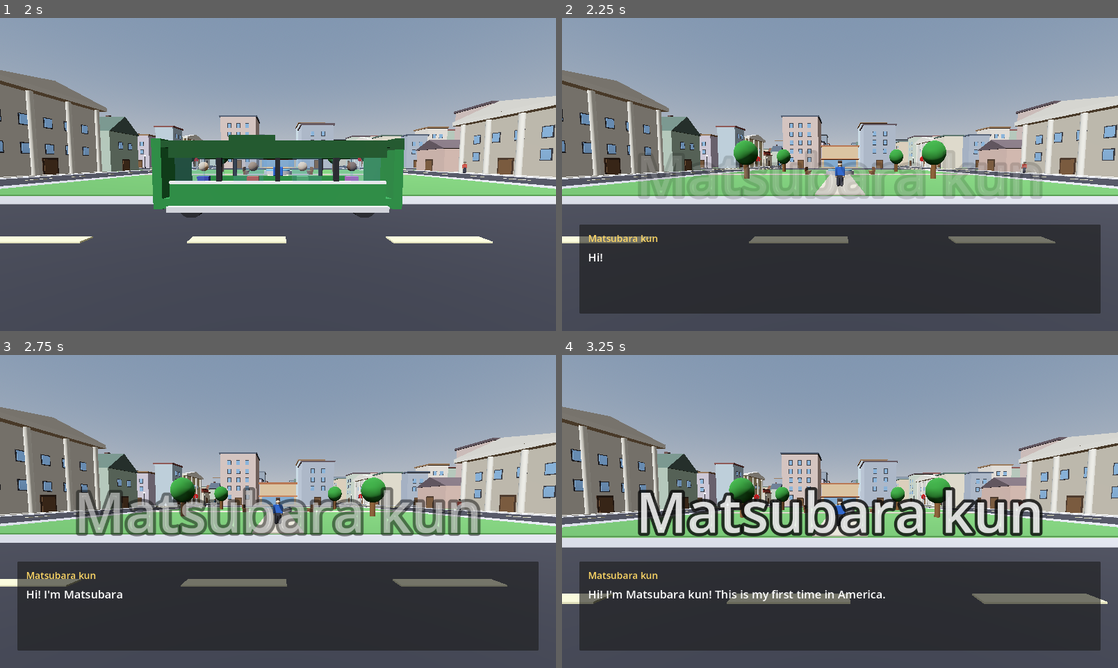
Above: before the commit, frames 1-4 (two rows, left to right).
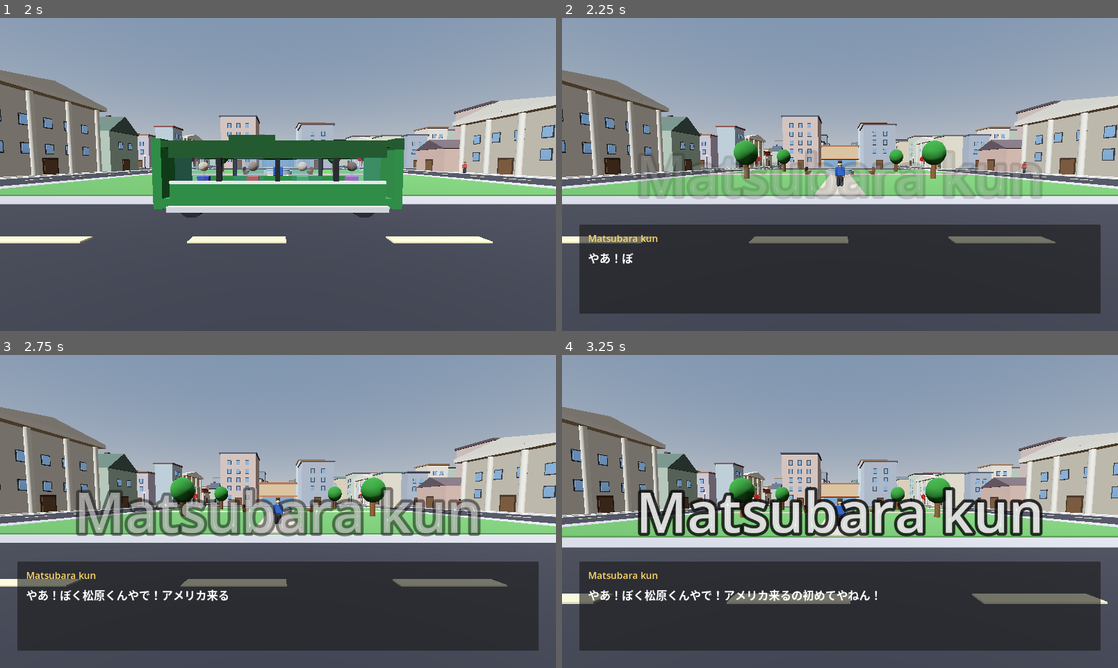
Above: after the commit, the same moments.

Repository: nolancasama/3d-town-directions
Game: Godot game, scene res://Main.tscn
The game is run twice, just before and just after one commit, with the same random seed, the same clock (stepped at 60 frames per second) and the same inputs.
Inputs:
- Up to frame 1 (2 s): tap Enter (ui_accept) at 0.5, 0.77, 1.52 s; hold D (turn_right) 0.53-1.28 s; tap E (interact) at 0.6 s; hold S (move_back) from 1.28 s (still down); tap Space at 1.35 s
- Up to frame 2 (2.25 s): tap Enter (ui_accept) at 2 s; release S (move_back) at 2.03 s; hold D (turn_right) from 2.03 s (still down); tap Keypad Enter at 2.1 s
- Up to frame 3 (2.75 s): keep holding D (turn_right)
- Up to frame 4 (3.25 s): release D (turn_right) at 2.78 s; hold W (move_forward) from 2.78 s (still down); tap E (interact) at 2.85 s; tap Enter (ui_accept) at 3.02 s

Frame 1 is identical in both runs. In frame 2, 0.1% of the frame differs, in the area x 4-13%, y 75-79%; in frame 3, 0.6%; in frame 4, 1.0%, in the area x 4-59%, y 74-79%.

Commit message:
Intro: Matsubara speaks Kansai Japanese; fix web checkmark rendering
- Translate all of Matsubara's intro lines to Kansai dialect
- Translate intro choice buttons to Japanese (助ける / 断る)
- Replace checkmark glyph with * in discovery panel (glyph missing from web export font)

Co-Authored-By: Claude Sonnet 4.6 <noreply@anthropic.com>

Diff:
--- a/scripts/DialogueManager.gd
+++ b/scripts/DialogueManager.gd
@@ -215,7 +215,7 @@
 	var lbl := Label.new()
 	lbl.add_theme_font_size_override("font_size", 17)
 	lbl.add_theme_color_override("font_color", Color(0.85, 1.0, 0.85))
-	lbl.text = "✓ %s  %s" % [name, time_str]
+	lbl.text = "* %s  %s" % [name, time_str]
 	_disc_list.add_child(lbl)
 
 
--- a/scripts/Main.gd
+++ b/scripts/Main.gd
@@ -332,13 +332,13 @@
 
 	# 4) Push-in to the player's face — Matsubara introduces himself.
 	var face_pos := Vector3(0, 2.5, 24)
-	_dialogue.show_text("Matsubara kun", "Hi! I'm Matsubara kun! This is my first time in America.")
+	_dialogue.show_text("Matsubara kun", "やあ！ぼく松原くんやで！アメリカ来るの初めてやねん！")
 	await _intro_move(Vector3(0, 2.0, 32), face_pos, Vector3(0, 1.5, 23.75), focus, 5.0)
 	await _cine_wait(1.0)
 
 	# 5) Town pan shots.
 	player.rotation.y = PI
-	_dialogue.show_text("Matsubara kun", "Wow! America is so big!")
+	_dialogue.show_text("Matsubara kun", "わあ！めっちゃ広いなあ、アメリカ！")
 	await _intro_move(Vector3(0, 4, -12), Vector3(0, 4, -12),
 			Vector3(-35, 5, -54), Vector3(35, 5, -54), 3.8)
 	await _intro_move(Vector3(12, 4, 0), Vector3(12, 4, 0),
@@ -349,20 +349,20 @@
 	var close_look := player.global_position + Vector3(0, 0.8, 0)
 	await _intro_move(Vector3(12, 4, 0), close_pos, Vector3(54, 5, 35), close_look, 2.0)
 
-	_dialogue.show_text("Matsubara kun", "I don't know where anything is! Will you help me?")
+	_dialogue.show_text("Matsubara kun", "どこに何があるんか、ぜんぜんわからへん！助けてくれへん？")
 	await _cine_wait(3.0)   # buttons appear after 3 s OR immediately on skip
 
 	var idx: int = await _dialogue.show_options("Matsubara kun",
-			"I don't know where anything is! Will you help me?",
-			["Help him", "Don't help him"])
+			"どこに何があるんか、ぜんぜんわからへん！助けてくれへん？",
+			["助ける", "断る"])
 
 	if idx != 0:
-		_dialogue.show_text("Matsubara kun", "Please?")
+		_dialogue.show_text("Matsubara kun", "頼むわ〜！")
 		await _cine_wait(2.0)
 		idx = await _dialogue.show_options(
-				"Matsubara kun", "Please?", ["Help him", "Don't help him"])
+				"Matsubara kun", "頼むわ〜！", ["助ける", "断る"])
 		if idx != 0:
-			_dialogue.show_text("Matsubara kun", "Oh that's too bad. Bye.")
+			_dialogue.show_text("Matsubara kun", "そっか〜、残念やわ。ほな、さいなら！")
 			await _cine_wait(3.0)
 			_dialogue.hide_dialogue()
 			_fade_out_intro_title()
@@ -374,7 +374,7 @@
 			return
 
 	# 7) Matsubara thanks the player.
-	_dialogue.show_text("Matsubara kun", "Thank you! Maybe I should ask somebody for directions.")
+	_dialogue.show_text("Matsubara kun", "おおきに！誰かに道きいたらええな。")
 	await _cine_wait(3.5)
 	_dialogue.hide_dialogue()
 
